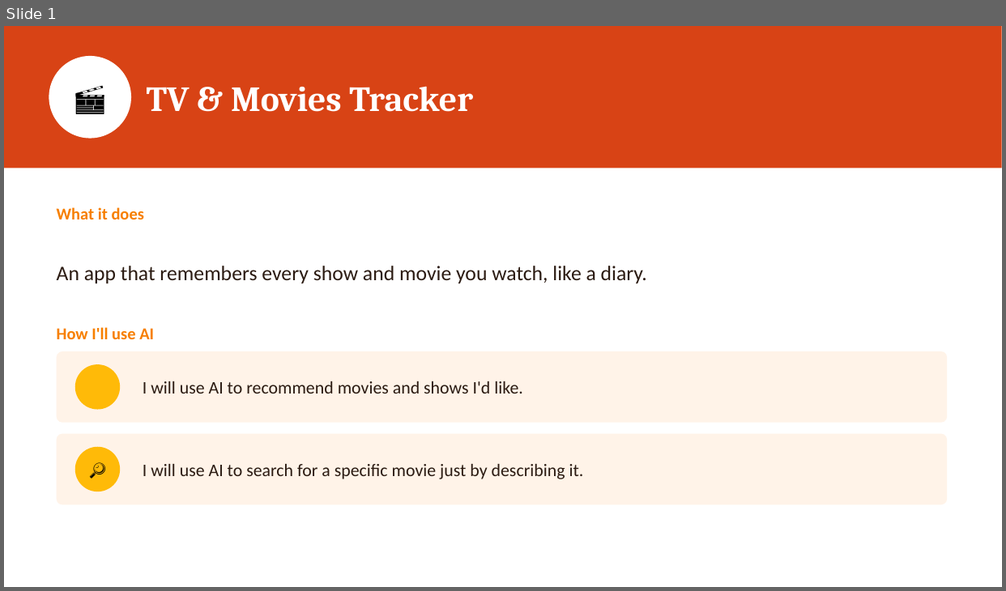
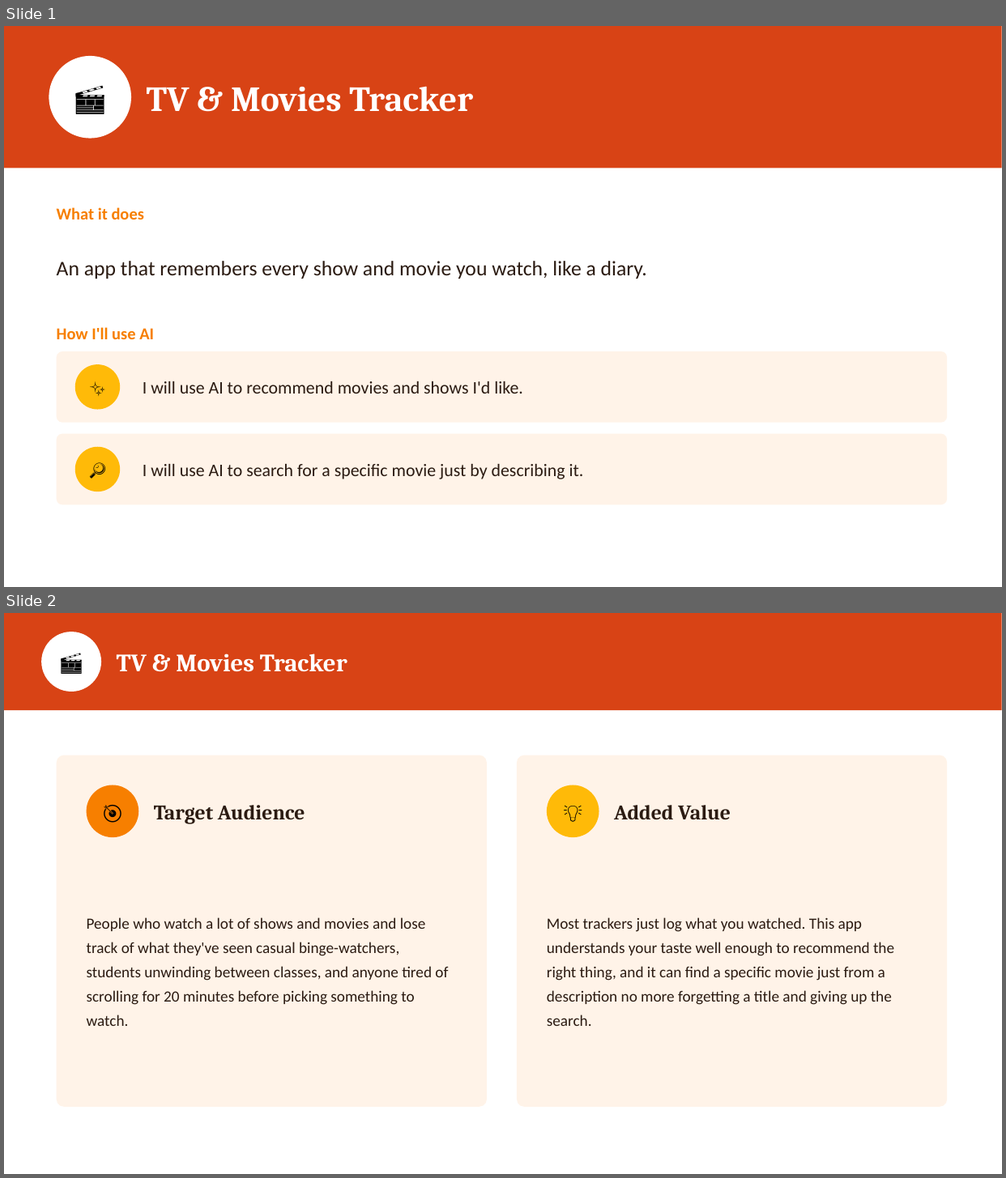
Before and after one commit to malakmsameh/Masterpiece, a slide deck: three_ideas.pptx. Shown one above the other, each under a label of ours: slide 1 before the commit, slides 1 and 2 after it. The pictures are 1006x591 and 1006x1178 pixels, drawn with LibreOffice and Linux fonts; fonts in the diff are those of the drawing. Boxes give left, top, right and bottom in pixels: in the first picture for what was removed or moved away, otherwise in the second. Text is boxed around its words. In the diff, an @@ line names an element or a change of style, - is before the commit and + after.

Commit message:
added the ideas and added the target audiance

```diff
--- a/three_ideas.pptx
+++ b/three_ideas.pptx
@@ slide 2 added at (x1=4, y1=613, x2=1002, y2=1174), background #FFFFFF @@
@@ rectangle added at (x1=4, y1=613, x2=1002, y2=710), fill #D84315 @@
@@ ellipse added at (x1=41, y1=632, x2=101, y2=692), fill #FFFFFF @@
@@ text added at (x1=41, y1=632, x2=101, y2=692), 21 pt, text #000000 @@
+🎬
@@ text added at (x1=117, y1=653, x2=347, y2=672), 24 pt, text #FFFFFF, bold @@
+TV & Movies Tracker
@@ rounded rectangle added at (x1=57, y1=756, x2=487, y2=1107), fill #FFF3E8 @@
@@ rounded rectangle added at (x1=517, y1=756, x2=948, y2=1107), fill #FFF3E8 @@
@@ ellipse added at (x1=87, y1=786, x2=138, y2=837), fill #F77F00 @@
@@ text added at (x1=87, y1=786, x2=138, y2=837), 18 pt, text #000000 @@
+🎯
@@ text added at (x1=154, y1=805, x2=305, y2=824), 20 pt, text #2B1B12, bold @@
+Target Audience
@@ ellipse added at (x1=547, y1=786, x2=599, y2=837), fill #FFBA08 @@
@@ text added at (x1=547, y1=786, x2=599, y2=837), 18 pt, text #000000 @@
+💡
@@ text added at (x1=614, y1=805, x2=731, y2=820), 20 pt, text #2B1B12, bold @@
+Added Value
@@ text added at (x1=87, y1=918, x2=448, y2=1026), 15 pt, text #2B1B12 @@
+People who watch a lot of shows and movies and lose track of what they've seen casual binge-watchers, students unwinding between classes, and anyone tired of scrolling for 20 minutes before picking something to watch.
@@ text added at (x1=547, y1=918, x2=894, y2=1026), 15 pt, text #2B1B12 @@
+Most trackers just log what you watched. This app understands your taste well enough to recommend the right thing, and it can find a specific movie just from a description no more forgetting a title and giving up the search.
@@ slide 1 changed as well @@
@@ text "An app that remembers every ..." moved from (x1=57, y1=266, x2=647, y2=284) to (x1=57, y1=261, x2=647, y2=279) @@
@@ text added at (x1=75, y1=365, x2=120, y2=410), 16 pt, text #000000 @@
+✨
```
Also in this commit, not shown: 2 other slides changed, 2 other slides added.
